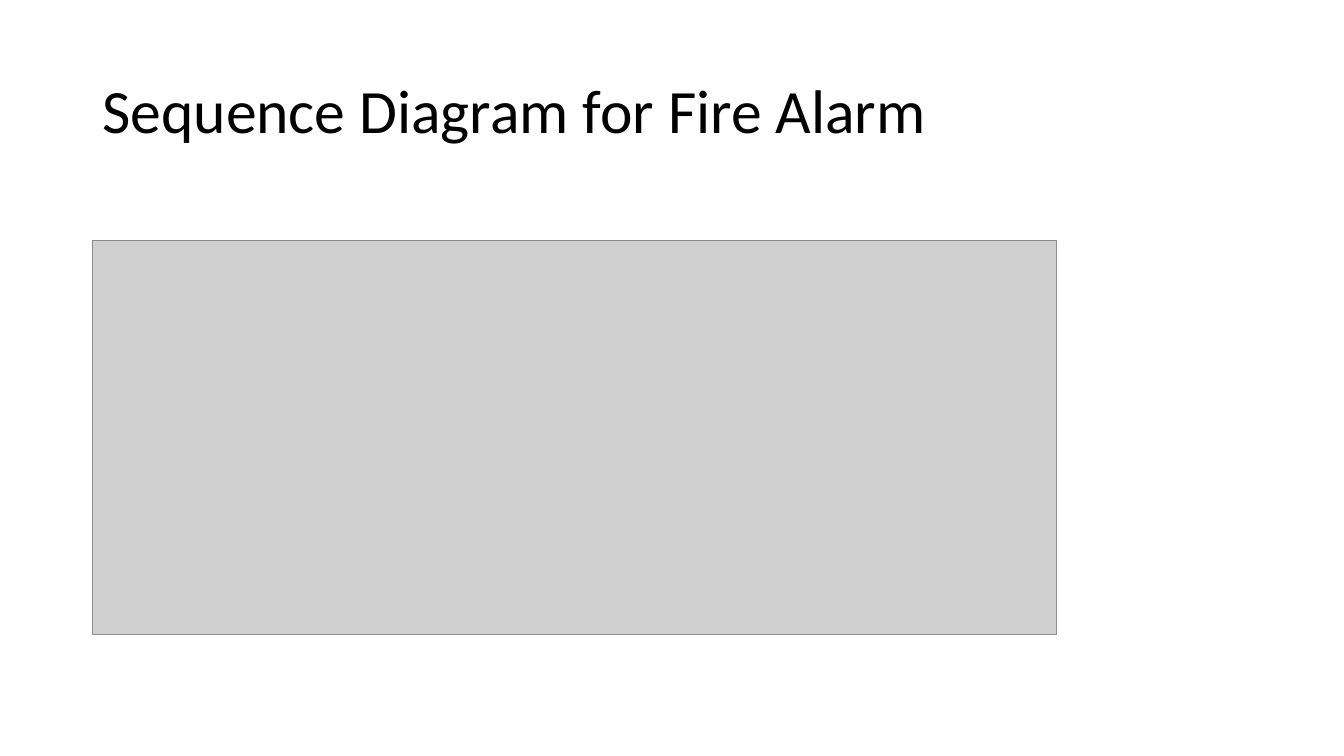
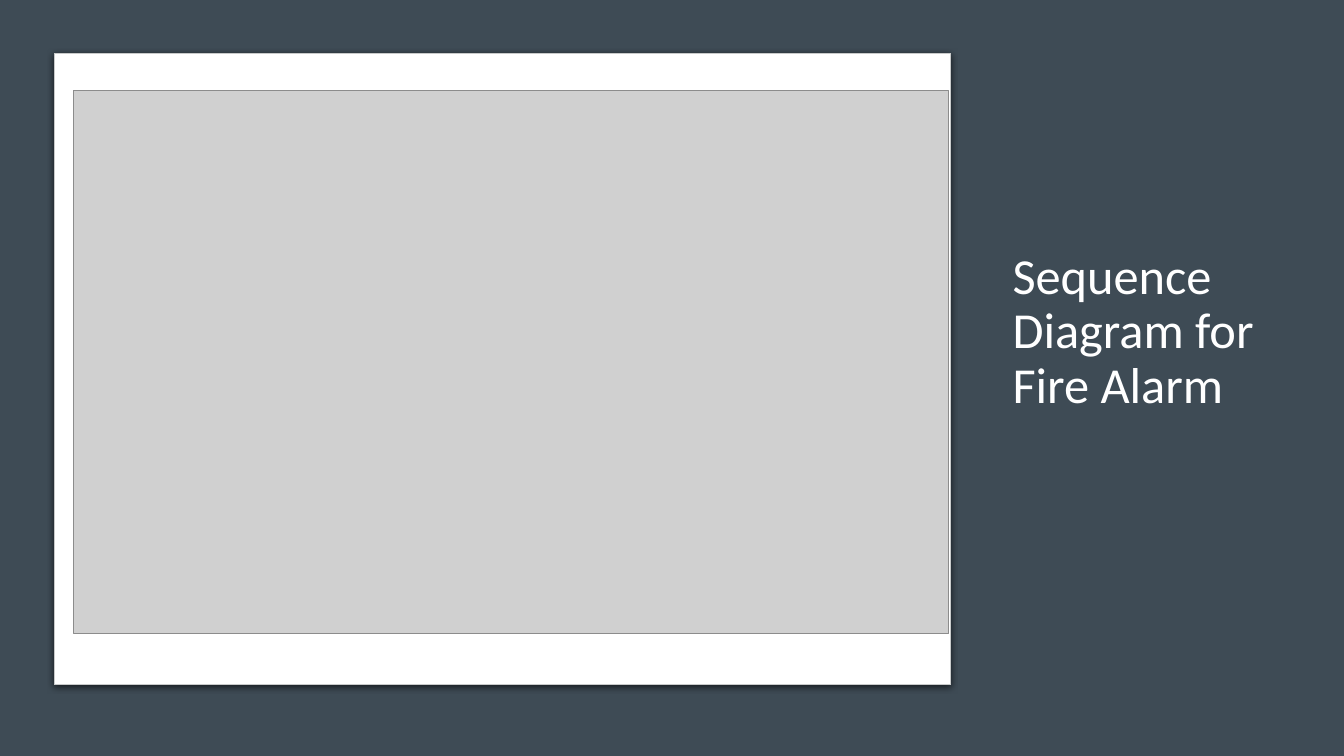
Before and after one commit to Microcontroller-Team-1/winter20-21, a slide deck: slide 10 of Project_Week_7&8/Precise Analysis.pptx. Drawn at 1344x756 pixels with LibreOffice and Linux fonts; fonts in the diff are those of the drawing; grey boxes stand for pictures. Boxes give left, top, right and bottom in pixels: in the first picture for what was removed or moved away, otherwise in the second. Text is boxed around its words. In the diff, an @@ line names an element or a change of style, - is before the commit and + after.

```diff
--- a/Project_Week_7&8/Precise Analysis.pptx
+++ b/Project_Week_7&8/Precise Analysis.pptx
@@ background #FFFFFF to #E7E6E6 @@
@@ rectangle added at [0, 0, 1344, 756], fill #3E4B55 @@
@@ rounded rectangle added at [54, 53, 951, 685], fill #FFFFFF, outline #C8CACA 0.75 pt @@
@@ title "Sequence Diagram for Fire Alarm": place and size @@
-title "Sequence Diagram for Fire Alarm" at [102, 90, 926, 144]
+title "Sequence Diagram for Fire Alarm" at [1013, 261, 1253, 404]
@@ title "Sequence Diagram for Fire Alarm" at [1013, 261, 1253, 404]: size 44 to 36 pt, text colour #000000 to #FFFFFF @@
@@ picture: place and size @@
-picture at [93, 241, 1057, 635]
+picture at [74, 90, 949, 634]
```
